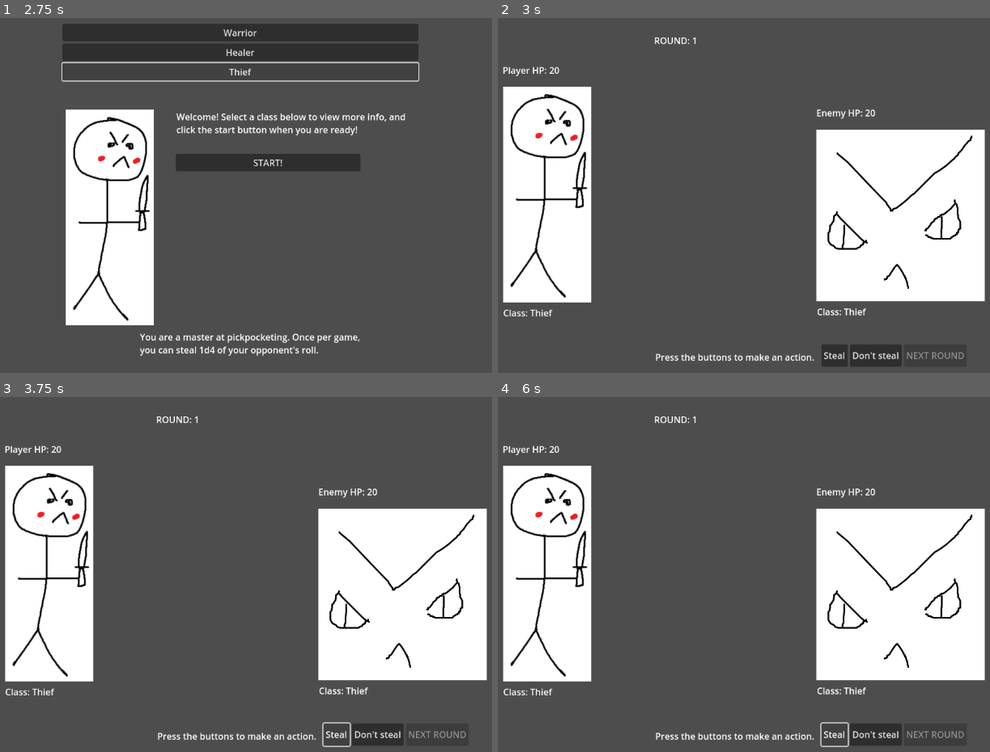
Above: before the commit, frames 1-4 (two rows, left to right).
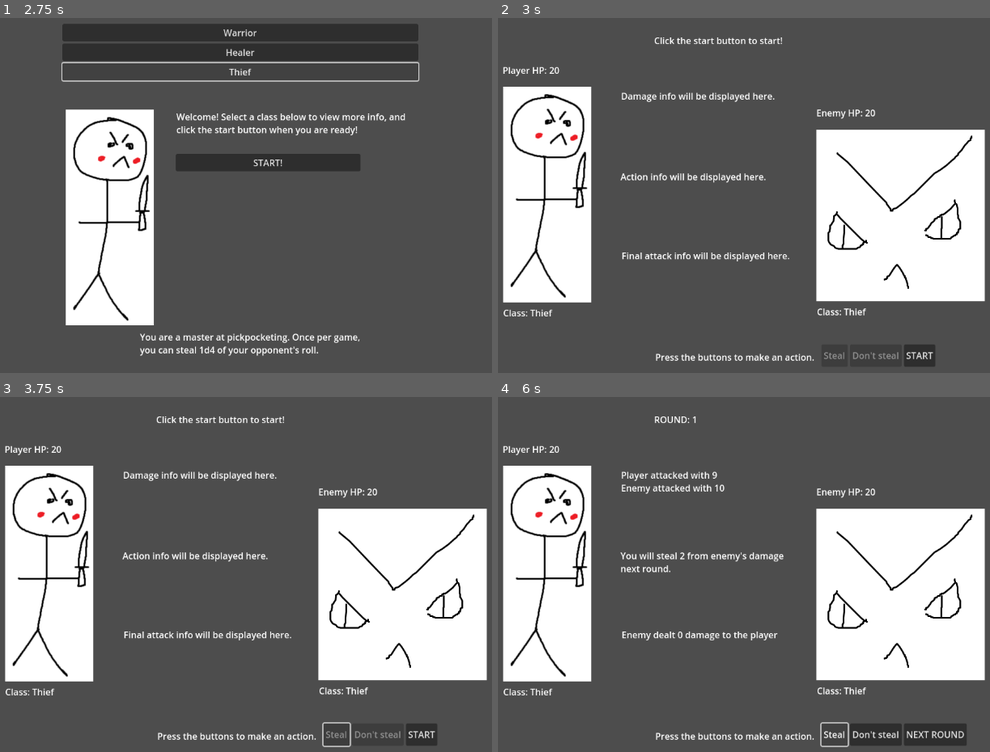
Above: after the commit, the same moments.

Repository: Frisaf/brawl_visual
Game: Godot game, scene res://Scenes/character_choice.tscn
The game is run twice, just before and just after one commit, with the same random seed, the same clock (stepped at 60 frames per second) and the same inputs.
Inputs (mouse positions are in pixels of both pictures, inside the frame that each line leads up to):
- Up to frame 1 (2.75 s): click "Warrior" at 0.5 s; click "Healer" at 1.25 s; click "Thief" at 2 s
- Up to frame 2 (3 s): click "START!" at 2.75 s
- Up to frame 3 (3.75 s): click (334, 734) at 3.5 s, where only the run before the commit has a clickable "Steal"
- Up to frame 4 (6 s): click (921, 734) at 4.25 s, where only the run after the commit has a clickable "START"; click "Don't steal" at 5 s; click "Steal" at 5.75 s

Frame 1 is identical in both runs. In frame 2, 1.5% of the frame differs, in the area x 24-95%, y 5-97%; in frame 3, 1.5%; in frame 4, 1.3%.

Commit message:
game logic finished

Diff:
--- a/Scenes/game.tscn
+++ b/Scenes/game.tscn
@@ -4,12 +4,13 @@
 [ext_resource type="Texture2D" uid="uid://do5fu0nubqs27" path="res://Resources/Demo Character.png" id="2_3dryh"]
 [ext_resource type="Texture2D" uid="uid://brdiuwmrgn2fv" path="res://Resources/Demo Enemy.png" id="3_wowpa"]
 
-[node name="Game" type="Node2D" node_paths=PackedStringArray("round_indicator", "choice_yes", "choice_no", "next_round_button")]
+[node name="Game" type="Node2D" node_paths=PackedStringArray("round_indicator", "choice_yes", "choice_no", "next_round_button", "damage_info")]
 script = ExtResource("1_wrm1d")
 round_indicator = NodePath("RoundIndicator")
 choice_yes = NodePath("ButtonContainer/ChoiceYes")
 choice_no = NodePath("ButtonContainer/ChoiceNo")
 next_round_button = NodePath("ButtonContainer/NextRoundButton")
+damage_info = NodePath("DamageInfo")
 
 [node name="DemoCharacter" type="Sprite2D" parent="."]
 position = Vector2(169, 317)
@@ -22,7 +23,7 @@
 [node name="RoundIndicator" type="RichTextLabel" parent="."]
 offset_left = 359.0
 offset_top = 30.0
-offset_right = 496.135
+offset_right = 708.0
 offset_bottom = 70.0
 text = "ROUND: "
 
@@ -55,16 +56,25 @@
 text = "Enemy HP: "
 
 [node name="InfoMessage" type="RichTextLabel" parent="."]
-offset_left = 302.0
-offset_top = 127.0
-offset_right = 609.0
-offset_bottom = 246.0
+offset_left = 299.0
+offset_top = 273.0
+offset_right = 606.0
+offset_bottom = 392.0
+text = "Action info will be displayed here."
+
+[node name="DamageInfo" type="RichTextLabel" parent="."]
+offset_left = 300.0
+offset_top = 129.0
+offset_right = 596.0
+offset_bottom = 232.0
+text = "Damage info will be displayed here."
 
 [node name="AttackInfo" type="RichTextLabel" parent="."]
-offset_left = 303.0
-offset_top = 300.0
-offset_right = 610.0
-offset_bottom = 387.0
+offset_left = 301.0
+offset_top = 414.0
+offset_right = 608.0
+offset_bottom = 501.0
+text = "Final attack info will be displayed here."
 
 [node name="ButtonContainer" type="HBoxContainer" parent="."]
 offset_left = 657.0
@@ -74,11 +84,11 @@
 
 [node name="ChoiceYes" type="Button" parent="ButtonContainer"]
 layout_mode = 2
-text = "dsdsds"
+text = "Yes"
 
 [node name="ChoiceNo" type="Button" parent="ButtonContainer"]
 layout_mode = 2
-text = "sdsdsds"
+text = "No"
 
 [node name="NextRoundButton" type="Button" parent="ButtonContainer"]
 layout_mode = 2
--- a/Scripts/game.gd
+++ b/Scripts/game.gd
@@ -4,6 +4,7 @@
 @export var choice_yes: Button
 @export var choice_no: Button
 @export var next_round_button: Button
+@export var damage_info: RichTextLabel
 
 @onready var player_class_label: RichTextLabel = $PlayerClass
 @onready var enemy_class_label: RichTextLabel = $EnemyClass
@@ -16,7 +17,7 @@
 
 var enemy_class = CLASSES[randi() % CLASSES.size()]
 var player_class = Globals.player_class
-var game_round = 1
+var game_round = 0
 var enemy_hp = 20
 var player_hp = 20
 var enemy_blocked = false
@@ -25,15 +26,18 @@
 var player_blocked = false
 var player_healed = false
 var player_stolen = false
-var yes = true
+var action_value = 0
+var player_choice = ""
 
 func _ready() -> void:
-	round_indicator.append_text(str(game_round))
+	round_indicator.text = "Click the start button to start!"
 	player_class_label.append_text(player_class)
 	enemy_class_label.append_text(enemy_class)
 	player_hp_label.append_text(str(player_hp))
 	enemy_hp_label.append_text(str(enemy_hp))
-	next_round_button.disabled = true
+	next_round_button.text = "START"
+	choice_yes.disabled = true
+	choice_no.disabled = true
 
 	if player_class == "Warrior":
 		choice_yes.text = "Block"
@@ -47,21 +51,44 @@
 		choice_yes.text = "Steal"
 		choice_no.text = "Don't steal"
 
+func check_action():
+	if player_blocked == true or player_healed == true or player_stolen == true:
+		return true
+
+	else:
+		return false
+
 func _on_choice_yes_pressed() -> void:
-	pass # Replace with function body.
-
-func player_action(choice):
-	if player_class == "Warrior" and player_blocked == false and choice == 1:
-		choice_yes.text = "Block"
-		choice_no.text = "Don't block"
+	action_value = randi_range(1, 4)
+	player_choice = 1
+
+	if player_class == "Warrior":
+		info_message.clear()
+		info_message.add_text("You will block " + str(action_value) + " of the enemy's attack next round.")
+		player_blocked = true
+
+	elif player_class == "Healer":
+		player_hp += action_value
+		info_message.clear()
+		info_message.add_text("You healed " + str(action_value) + " HP")
+		player_hp_label.clear()
+		player_hp_label.add_text("Player HP: %s" %[player_hp])
+		player_healed = true
+
+	elif player_class == "Thief":
+		info_message.clear()
+		info_message.add_text("You will steal " + str(action_value) + " from enemy's damage next round.")
+		player_stolen = true
+
+	next_round_button.disabled = false
 
 func enemy_counteraction(choice):
+	var enemy_action_value = randi_range(1, 4)
+
 	if enemy_class == "Warrior" and enemy_blocked == false and choice == 1:
-		var enemy_blocked_dmg = randi_range(1, 4)
-		info_message.clear()
-		info_message.add_text("Enemy blocked " + str(enemy_blocked_dmg) + " of your attack")
+		info_message.clear()
+		info_message.add_text("Enemy blocked " + str(enemy_action_value) + " of your attack")
 		enemy_blocked = true
-		return enemy_blocked_dmg
 
 	elif enemy_class == "Warrior" and enemy_blocked == false and choice == 2:
 		info_message.clear()
@@ -69,11 +96,11 @@
 		return 0
 
 	elif enemy_class == "Healer" and enemy_healed == false and choice == 1 and enemy_hp < 20:
-		var enemy_healed_dmg = randi_range(1, 4)
-		info_message.clear()
-		info_message.add_text("Enemy healed " + str(enemy_healed_dmg) + " HP")
+		info_message.clear()
+		info_message.add_text("Enemy healed " + str(enemy_action_value) + " HP")
+		enemy_hp_label.clear()
+		enemy_hp_label.add_text("Enemy HP: %s" %[enemy_hp])
 		enemy_healed = true
-		return enemy_healed_dmg
 
 	elif enemy_class == "Healer" and enemy_healed == false and choice == 2:
 		info_message.clear()
@@ -81,11 +108,9 @@
 		return 0
 
 	elif enemy_class == "Thief" and enemy_stolen == false and choice == 1:
-		var enemy_stolen_dmg = randi_range(1, 4)
-		info_message.clear()
-		info_message.add_text("Enemy stole " + str(enemy_stolen_dmg) + " of your damage!")
+		info_message.clear()
+		info_message.add_text("Enemy stole " + str(enemy_action_value) + " of your damage!")
 		enemy_stolen = true
-		return enemy_stolen_dmg
 
 	elif enemy_class == "Thief" and enemy_stolen == false and choice == 2:
 		info_message.clear()
@@ -96,16 +121,38 @@
 		info_message.clear()
 		info_message.add_text("Enemy did not do anything...")
 		return 0
+
+	return enemy_action_value
 
 func _on_attack_button_pressed() -> void: # Next round button
 	var player_attack = randi_range(1, 20)
 	var enemy_attack = randi_range(1, 20)
 	var enemy_choice = randi_range(1, 2)
+	next_round_button.text = "NEXT ROUND"
 
 	game_round += 1
 
 	round_indicator.clear()
 	round_indicator.add_text("ROUND: %s" %[str(game_round)])
+
+	print(check_action())
+
+	if check_action() == false:
+		choice_yes.disabled = false
+		choice_no.disabled = false
+		next_round_button.disabled = true
+
+		if player_class == "Warrior":
+			enemy_attack -= action_value
+
+		elif player_class == "Thief":
+			enemy_attack -= action_value
+			player_attack += action_value
+
+	else:
+		choice_yes.disabled = true
+		choice_no.disabled = true
+		next_round_button.disabled = false
 
 	# Enemy counteraction
 	if enemy_class == "Warrior":
@@ -140,6 +187,8 @@
 		attack_info.clear()
 		attack_info.add_text("It's a tie...")
 
+	damage_info.text = "Player attacked with %s\n" %[player_attack]
+	damage_info.add_text("Enemy attacked with %s" %[enemy_attack])
 	player_hp_label.clear()
 	player_hp_label.add_text("Player HP: %s" %[player_hp])
 	enemy_hp_label.clear()
